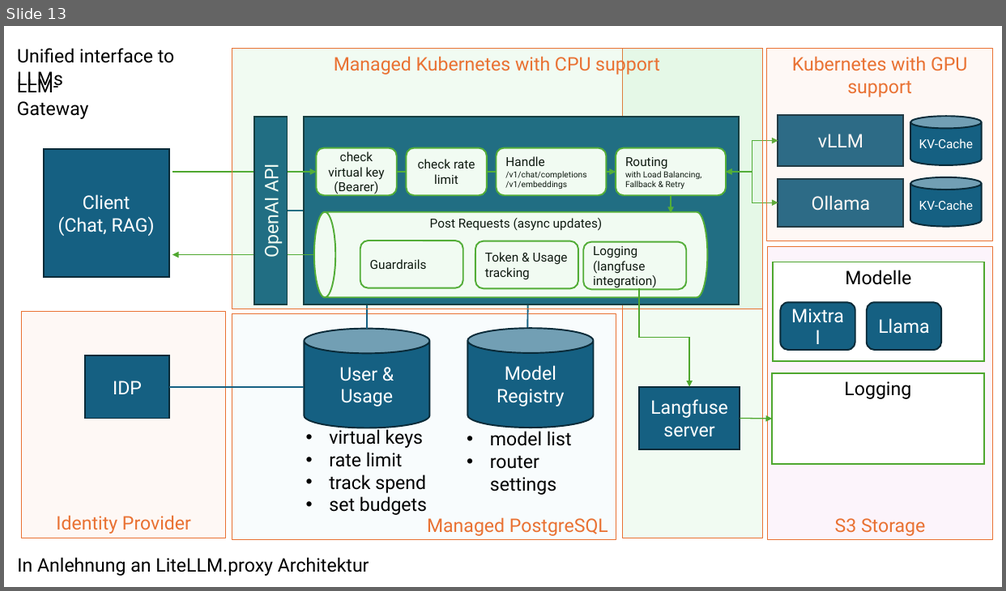
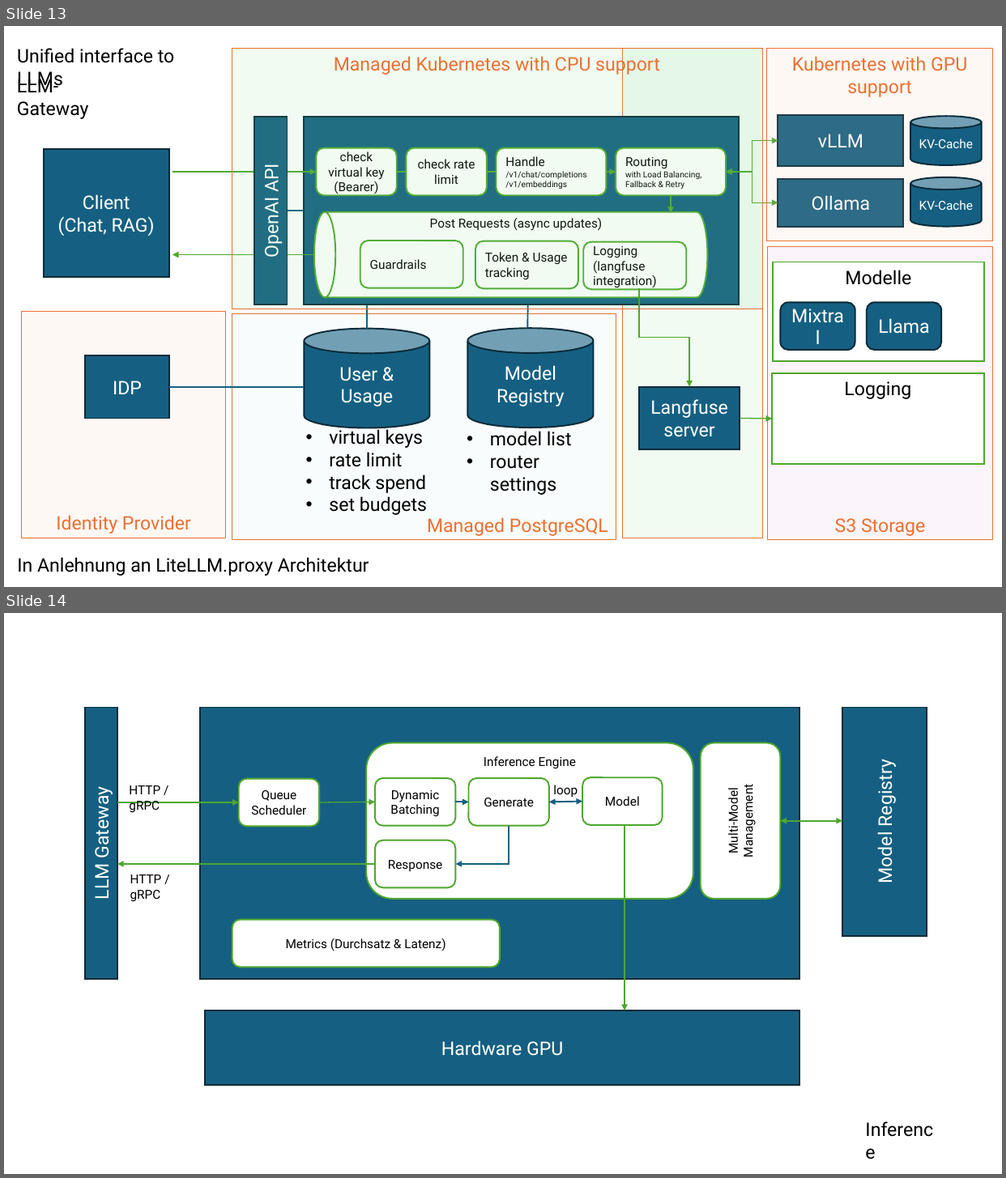
Before and after one commit to dneumnn/RAKIPOEV, a slide deck: RAKIPOEV-docs/docs/ppt/Building-Blocks.pptx. Shown one above the other, each under a label of ours: slide 13 before the commit, slides 13 and 14 after it. The pictures are 1006x591 and 1006x1178 pixels, drawn with LibreOffice and Linux fonts; fonts in the diff are those of the drawing. Boxes give left, top, right and bottom in pixels: in the first picture for what was removed or moved away, otherwise in the second. Text is boxed around its words. In the diff, an @@ line names an element or a change of style, - is before the commit and + after.

Commit message:
inference server and engine

```diff
--- a/RAKIPOEV-docs/docs/ppt/Building-Blocks.pptx
+++ b/RAKIPOEV-docs/docs/ppt/Building-Blocks.pptx
@@ slide 14 added at (4, 613, 1002, 1174), background #FFFFFF @@
@@ rectangle added at (85, 707, 117, 979), fill #156082, outline #092A39 1.5 pt, 18 pt, text #FFFFFF @@
+LLM Gateway
@@ rectangle added at (200, 707, 799, 979), fill #156082, outline #092A39 1.5 pt @@
@@ rectangle added at (842, 707, 927, 935), fill #156082, outline #092A39 1.5 pt, 18 pt, text #FFFFFF @@
+Model Registry
@@ rounded rectangle added at (366, 743, 693, 899), fill #FFFFFF, outline #4EA72E 1.5 pt, 12 pt, text #000000 @@
+Inference Engine
@@ rounded rectangle added at (701, 743, 780, 899), fill #FFFFFF, outline #4EA72E 1.5 pt, 12 pt, text #000000 @@
+Multi-Model Management
@@ rounded rectangle added at (239, 779, 320, 826), fill #FFFFFF, outline #4EA72E 1.5 pt, 12 pt, text #000000 @@
+Queue Scheduler
@@ rounded rectangle added at (375, 778, 456, 825), fill #FFFFFF, outline #4EA72E 1.5 pt, 12 pt, text #000000 @@
+Dynamic Batching
@@ rounded rectangle added at (469, 778, 550, 825), fill #FFFFFF, outline #4EA72E 1.5 pt, 12 pt, text #000000 @@
+Generate
@@ rounded rectangle added at (582, 777, 663, 825), fill #FFFFFF, outline #4EA72E 1.5 pt, 12 pt, text #000000 @@
+Model
@@ arrow added from (117, 803) to (239, 803), #4EA72E 1 pt @@
@@ text added at (129, 786, 160, 813), 12 pt, text #000000 @@
+HTTP / gRPC
@@ arrow added from (319, 803) to (375, 803), #4EA72E 1 pt @@
@@ arrow added from (455, 803) to (469, 803), #156082 1.5 pt @@
@@ double arrow added from (549, 803) to (582, 802), #156082 1.5 pt @@
@@ text added at (553, 785, 577, 797), 12 pt, text #000000 @@
+loop
@@ elbow arrow added from (509, 825) to (455, 864), #156082 1.5 pt @@
@@ arrow added from (624, 825) to (624, 1011), #4EA72E 1 pt @@
@@ double arrow added from (780, 821) to (842, 821), #4EA72E 1.5 pt @@
@@ rounded rectangle added at (375, 841, 456, 888), fill #FFFFFF, outline #4EA72E 1.5 pt, 12 pt, text #000000 @@
+Response
@@ arrow added from (375, 864) to (117, 864), #4EA72E 1 pt @@
@@ text added at (130, 875, 162, 902), 12 pt, text #000000 @@
+HTTP / gRPC
@@ rounded rectangle added at (232, 920, 500, 967), fill #FFFFFF, outline #4EA72E 1.5 pt, 12 pt, text #000000 @@
+Metrics (Durchsatz & Latenz)
@@ rectangle added at (206, 1011, 799, 1085), fill #156082, outline #092A39 1.5 pt, 18 pt, text #FFFFFF @@
+Hardware GPU
@@ text added at (859, 1114, 950, 1144), 18 pt, text #000000 @@
+Inference
```
Also in this commit, not shown: 5 other files.
